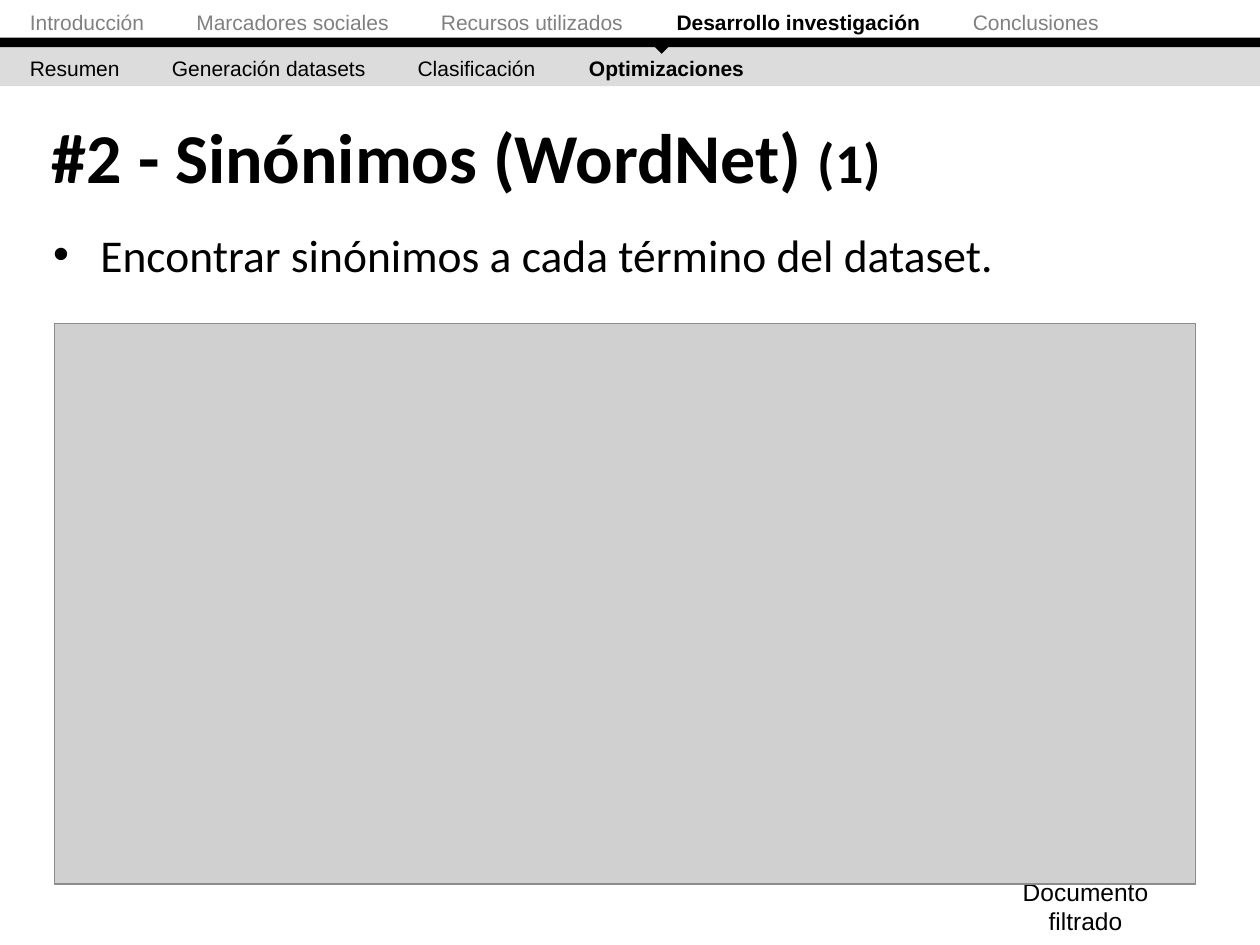
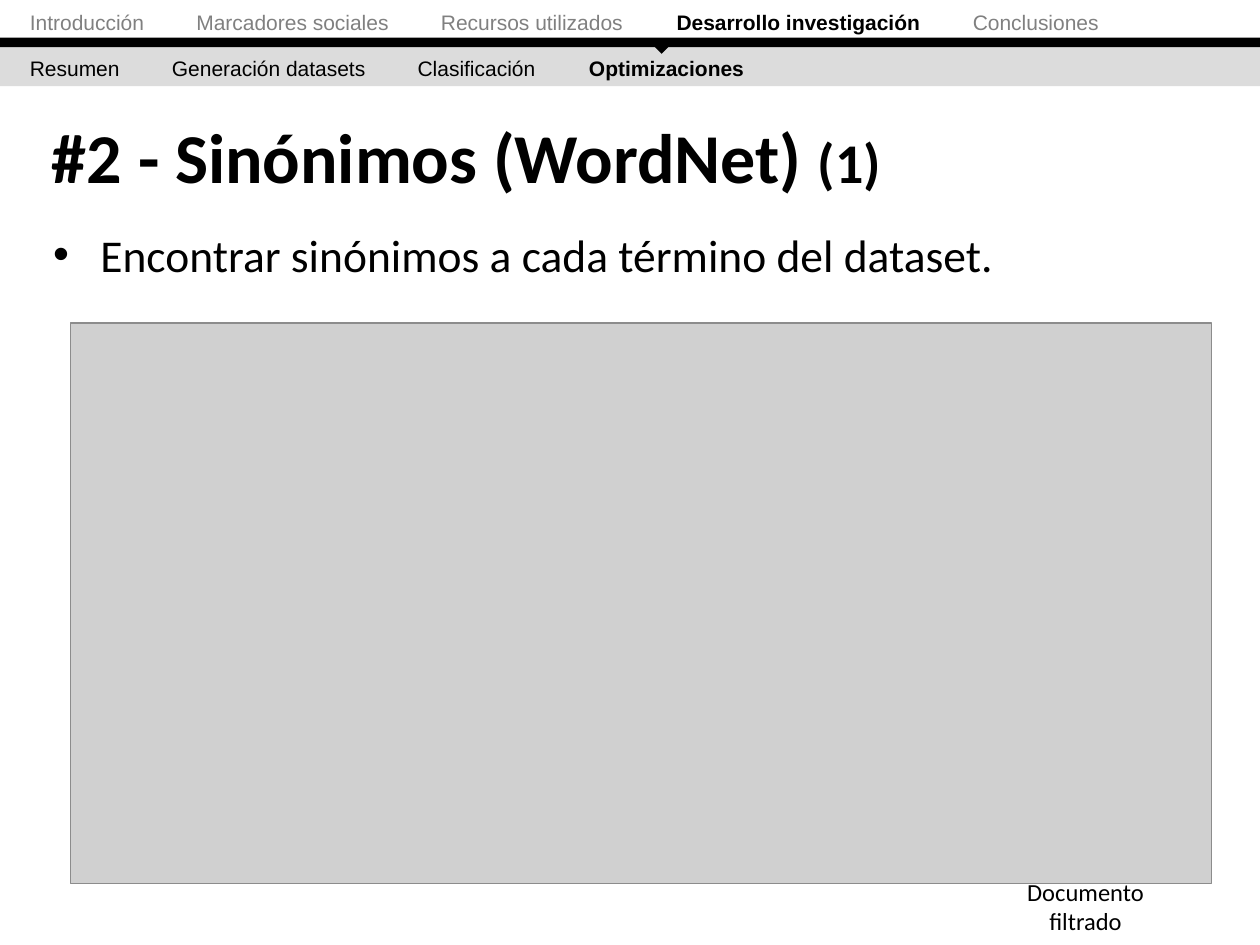
Before and after one commit to ak907kenai/nicotournetesis, a slide deck: slide 48 of docs_trunk/Nicolás Tourné - Presentación Tesis (v2).ppt (slide 51 before the commit). Drawn at 1260x945 pixels with LibreOffice and Linux fonts; fonts in the diff are those of the drawing; grey boxes stand for pictures. Boxes give left, top, right and bottom in pixels: in the first picture for what was removed or moved away, otherwise in the second. Text is boxed around its words. In the diff, an @@ line names an element or a change of style, - is before the commit and + after.

```diff
--- a/docs_trunk/Nicolás Tourné - Presentación Tesis (v2).ppt
+++ b/docs_trunk/Nicolás Tourné - Presentación Tesis (v2).ppt
@@ picture moved from (x1=54, y1=324, x2=1196, y2=885) to (x1=71, y1=323, x2=1212, y2=883) @@
@@ text "Documento filtrado" at (x1=1027, y1=881, x2=1144, y2=930): font Arial to Calibri @@
```
Also in this commit, not shown: 19 other slides changed, 3 slides removed.
